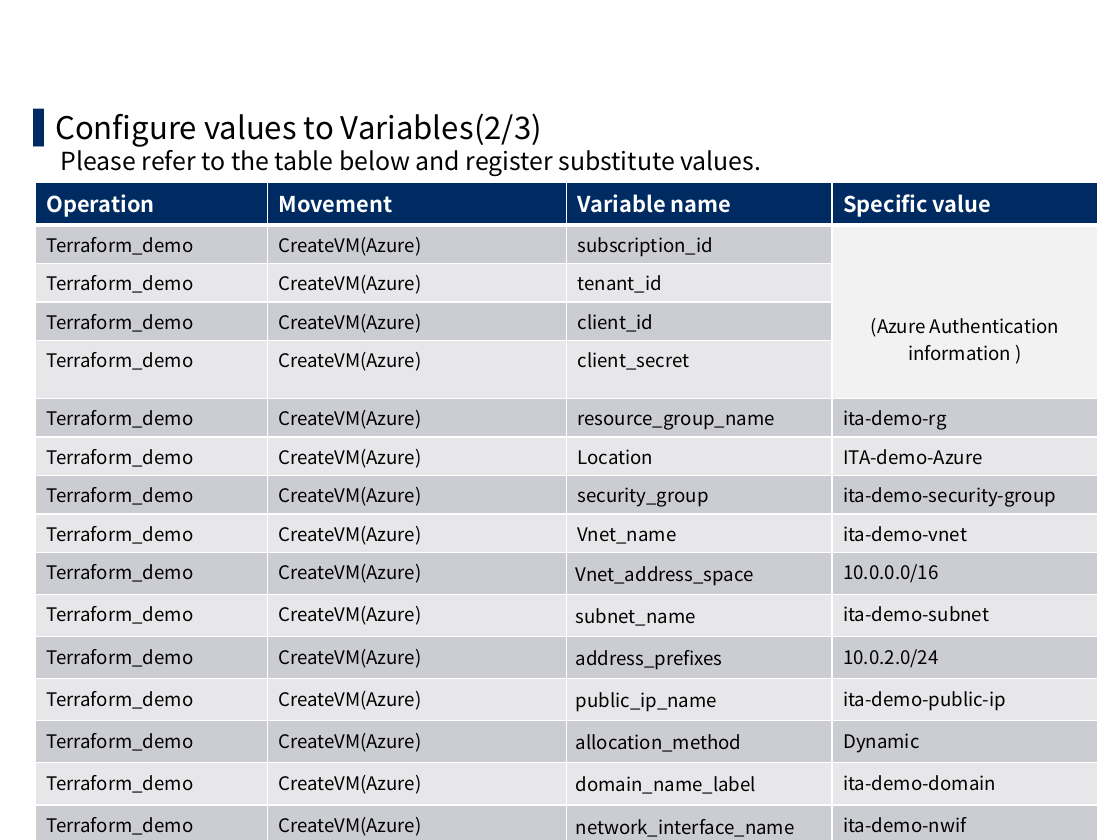
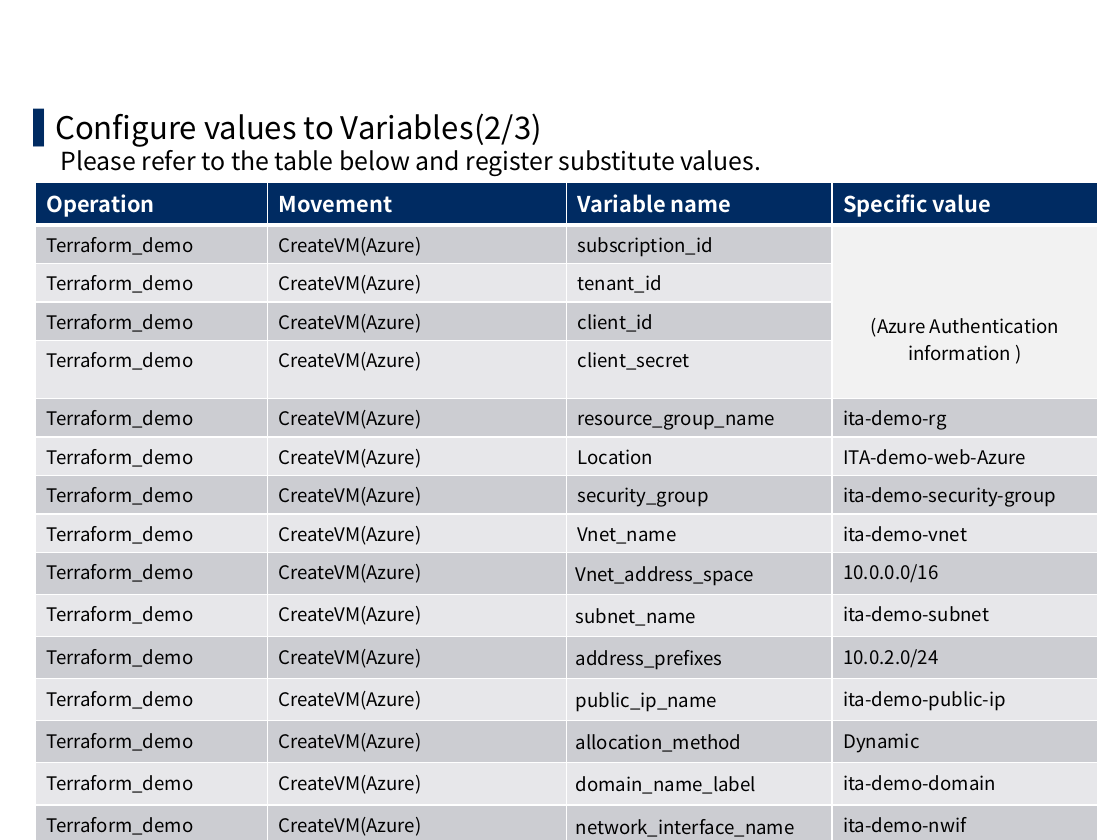
Before and after one commit to exastro-suite/it-automation-docs, a slide deck: slide 33 of asset/Learn/ITA-Terraform-driver-practice_en.pptx (slide 28 before the commit). Drawn at 1120x840 pixels with LibreOffice and Linux fonts; fonts in the diff are those of the drawing; background and template pictures are left out. Boxes give left, top, right and bottom in pixels: in the first picture for what was removed or moved away, otherwise in the second. Text is boxed around its words. In the diff, an @@ line names an element or a change of style, - is before the commit and + after.

```diff
--- a/asset/Learn/ITA-Terraform-driver-practice_en.pptx
+++ b/asset/Learn/ITA-Terraform-driver-practice_en.pptx
@@ table at bbox=[35, 181, 1096, 840] @@
-row 7, column 4: ITA-demo-Azure
+row 7, column 4: ITA-demo-web-Azure
```
Also in this commit, not shown: 11 other slides changed, 9 slides added, 30 other files.
